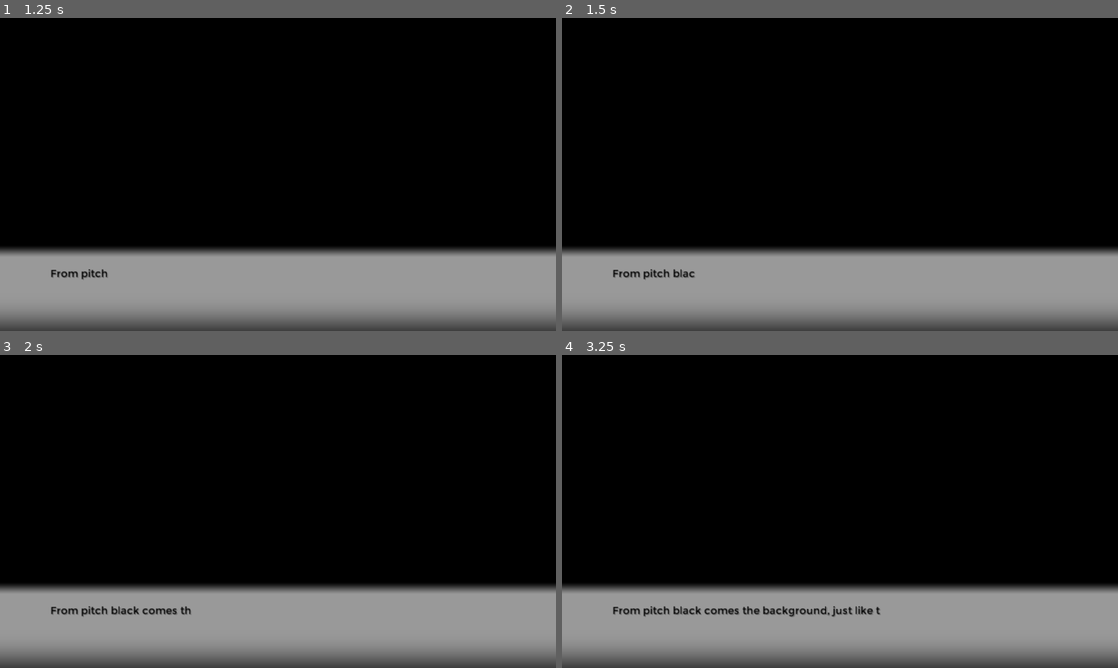
Above: before the commit, frames 1-4 (two rows, left to right).
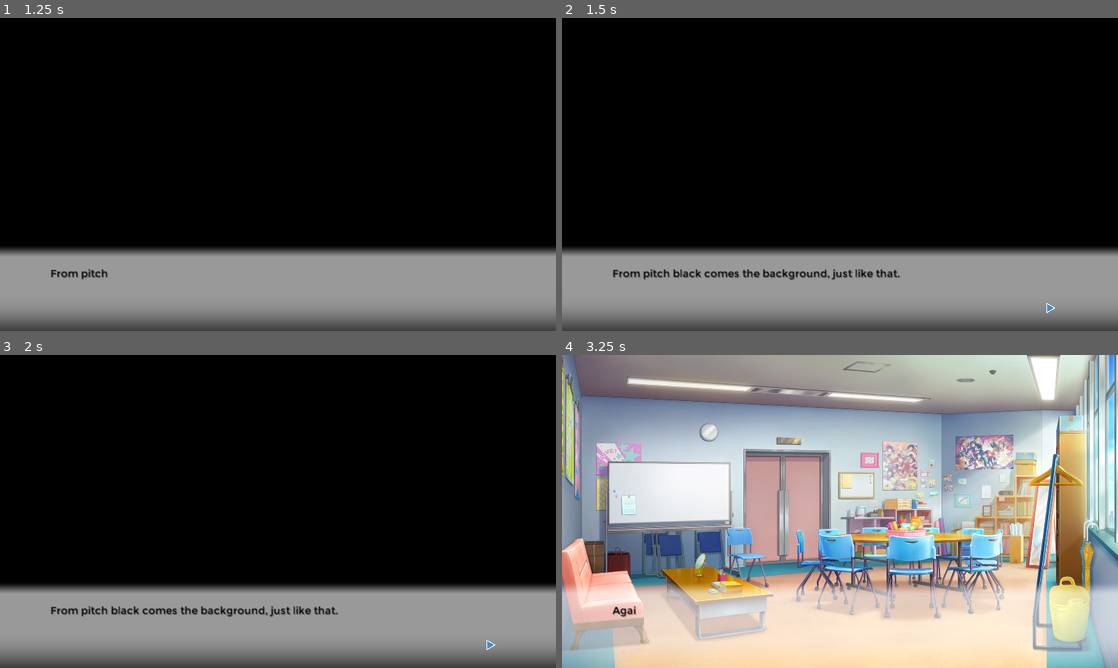
Above: after the commit, the same moments.

Repository: hermitpopcorn/godot-test
Game: Godot game, scene res://scenes/base.tscn
The game is run twice, just before and just after one commit, with the same random seed, the same clock (stepped at 60 frames per second) and the same inputs. Before the commit the project starts from res://main.tscn.
Inputs (mouse positions are in pixels of both pictures, inside the frame that each line leads up to):
- Up to frame 1 (1.25 s): move the mouse to (278, 287) at 0.52 s; click (278, 287) at 0.67 s
- Up to frame 2 (1.5 s): tap Enter at 1.25 s; move the mouse to (728, 190) at 1.27 s; click (728, 190) at 1.42 s
- Up to frame 3 (2 s): no input
- Up to frame 4 (3.25 s): tap Space at 2 s; move the mouse to (895, 442) at 2.02 s; click (895, 442) at 2.17 s; move the mouse to (812, 574) at 2.77 s; click (812, 574) at 2.92 s

Frame 1 is identical in both runs. In frame 2, 0.6% of the frame differs, in the area x 24-89%, y 80-95%; in frame 3, 0.4%; in frame 4, 100%, in the area x 0-100%, y 0-100%.

Commit message:
add next arrow and sfx to message box

Diff:
--- a/components/dialog.tscn
+++ b/components/dialog.tscn
@@ -1,21 +1,25 @@
-[gd_scene load_steps=8 format=2]
+[gd_scene load_steps=26 format=2]
 
 [ext_resource path="res://images/ui/textbox.png" type="Texture" id=1]
 [ext_resource path="res://fonts/montreal/Montreal-Regular.ttf" type="DynamicFontData" id=2]
 [ext_resource path="res://fonts/montreal/Montreal-Bold.ttf" type="DynamicFontData" id=3]
+[ext_resource path="res://images/ui/arrow.png" type="Texture" id=4]
+[ext_resource path="res://audio/sfx/shutter.wav" type="AudioStream" id=5]
 
 [sub_resource type="GDScript" id=1]
 script/source = "extends Control
 
 var message_display
-var message_speed = 0.05
+export var message_speed = 0.05
 
 var timer
 var typing_finsihed = true
-
 var tween
 var tweening_finished = true
 var visibility
+var state = 'disabled' # 'disabled', 'typing', 'waiting_input', 'standby'
+
+export var click_sound = true
 
 signal finished_typing
 signal finished_tweening
@@ -30,11 +34,14 @@
 	self.message_display.text = \"\"
 
 	self.visibility = true if (self.modulate.a == 1) else false
+	self.state = 'standby'
 
 func show_text(text, options = []):
+	self.state = 'typing'
 	self.message_display.text = text
 	self.message_display.visible_characters = 0
 	self.typing_finsihed = false
+	$ClickableArea/NextCaret.visible = false
 	timer.start(self.message_speed)
 
 func _type_text_character():
@@ -48,7 +55,10 @@
 	self._end_typing()
 
 func _end_typing():
+	self.timer.stop()
 	self.typing_finsihed = true
+	self.state = 'waiting_input'
+	$ClickableArea/NextCaret.visible = true
 	emit_signal('finished_typing')
 
 func hide(animate: bool = true):
@@ -58,6 +68,7 @@
 	self.toggle_visibility(true, animate)
 
 func toggle_visibility(show: bool, animate: bool = true):
+	$ClickableArea/NextCaret.visible = false
 	if (animate):
 		self.tween.interpolate_property(self, \"modulate:a\", (0 if show else 1), (1 if show else 0), 1, Tween.TRANS_LINEAR, Tween.EASE_IN)
 		self.tweening_finished = false
@@ -73,23 +84,37 @@
 	self.tween.playback_speed = 1.0
 	self.tween.remove_all()
 	self.tweening_finished = true
+	if self.modulate.a == 1: self.state = 'standby'; else: self.state = 'disabled'
 	emit_signal('finished_tweening')
 
 func _advance():
 	if self.typing_finsihed && self.tweening_finished:
+		$ClickableArea/NextCaret.visible = false
+		self._play_click_sfx()
 		emit_signal('next')
+		self.state = 'standby'
 	else:
 		if !self.typing_finsihed:
 			self._skip_typing()
 		if !self.tweening_finished:
 			self._skip_tween()
 
+func _play_click_sfx():
+	if (!self.click_sound): return
+	if (self.state != 'waiting_input'): return
+	$ClickSound.play()
+
 func _on_click(viewport, event, shape_idx):
 	if (event is InputEventMouseButton):
 		if (event.button_index == BUTTON_LEFT and event.pressed):
 			emit_signal('clicked')
 			self._advance()
 
+func _input(event):
+	if event.is_action_pressed(\"ui_accept\"):
+		emit_signal('clicked')
+		self._advance()
+
 func _on_tween_all_completed():
 	self._end_tween() # same procedure anyway
 
@@ -116,7 +141,90 @@
 use_filter = true
 font_data = ExtResource( 2 )
 
-[sub_resource type="RectangleShape2D" id=4]
+[sub_resource type="AtlasTexture" id=4]
+flags = 4
+atlas = ExtResource( 4 )
+region = Rect2( 0, 0, 256, 256 )
+
+[sub_resource type="AtlasTexture" id=5]
+flags = 4
+atlas = ExtResource( 4 )
+region = Rect2( 0, 256, 256, 256 )
+
+[sub_resource type="AtlasTexture" id=6]
+flags = 4
+atlas = ExtResource( 4 )
+region = Rect2( 0, 512, 256, 256 )
+
+[sub_resource type="AtlasTexture" id=7]
+flags = 4
+atlas = ExtResource( 4 )
+region = Rect2( 0, 768, 256, 256 )
+
+[sub_resource type="AtlasTexture" id=8]
+flags = 4
+atlas = ExtResource( 4 )
+region = Rect2( 0, 1024, 256, 256 )
+
+[sub_resource type="AtlasTexture" id=9]
+flags = 4
+atlas = ExtResource( 4 )
+region = Rect2( 256, 0, 256, 256 )
+
+[sub_resource type="AtlasTexture" id=10]
+flags = 4
+atlas = ExtResource( 4 )
+region = Rect2( 256, 256, 256, 256 )
+
+[sub_resource type="AtlasTexture" id=11]
+flags = 4
+atlas = ExtResource( 4 )
+region = Rect2( 256, 512, 256, 256 )
+
+[sub_resource type="AtlasTexture" id=12]
+flags = 4
+atlas = ExtResource( 4 )
+region = Rect2( 256, 768, 256, 256 )
+
+[sub_resource type="AtlasTexture" id=13]
+flags = 4
+atlas = ExtResource( 4 )
+region = Rect2( 256, 1024, 256, 256 )
+
+[sub_resource type="AtlasTexture" id=14]
+flags = 4
+atlas = ExtResource( 4 )
+region = Rect2( 512, 0, 256, 256 )
+
+[sub_resource type="AtlasTexture" id=15]
+flags = 4
+atlas = ExtResource( 4 )
+region = Rect2( 512, 256, 256, 256 )
+
+[sub_resource type="AtlasTexture" id=16]
+flags = 4
+atlas = ExtResource( 4 )
+region = Rect2( 512, 512, 256, 256 )
+
+[sub_resource type="AtlasTexture" id=17]
+flags = 4
+atlas = ExtResource( 4 )
+region = Rect2( 512, 768, 256, 256 )
+
+[sub_resource type="AtlasTexture" id=18]
+flags = 4
+atlas = ExtResource( 4 )
+region = Rect2( 512, 1024, 256, 256 )
+
+[sub_resource type="SpriteFrames" id=19]
+animations = [ {
+"frames": [ SubResource( 4 ), SubResource( 5 ), SubResource( 6 ), SubResource( 7 ), SubResource( 8 ), SubResource( 9 ), SubResource( 10 ), SubResource( 11 ), SubResource( 12 ), SubResource( 13 ), SubResource( 14 ), SubResource( 15 ), SubResource( 16 ), SubResource( 17 ), SubResource( 18 ) ],
+"loop": true,
+"name": "default",
+"speed": 10.0
+} ]
+
+[sub_resource type="RectangleShape2D" id=20]
 extents = Vector2( 960, 147 )
 
 [node name="MessageBox" type="Control"]
@@ -155,9 +263,15 @@
 "_edit_use_anchors_": false
 }
 
+[node name="NextCaret" type="AnimatedSprite" parent="ClickableArea"]
+position = Vector2( 728.382, 68.6981 )
+scale = Vector2( 0.186289, 0.186289 )
+frames = SubResource( 19 )
+playing = true
+
 [node name="CollisionShape2D" type="CollisionShape2D" parent="ClickableArea"]
 visible = false
-shape = SubResource( 4 )
+shape = SubResource( 20 )
 one_way_collision = true
 __meta__ = {
 "_edit_lock_": true
@@ -166,6 +280,10 @@
 [node name="Tween" type="Tween" parent="."]
 
 [node name="Timer" type="Timer" parent="."]
+
+[node name="ClickSound" type="AudioStreamPlayer" parent="."]
+stream = ExtResource( 5 )
+bus = "UI SFX"
 [connection signal="input_event" from="ClickableArea" to="." method="_on_click"]
 [connection signal="tween_all_completed" from="Tween" to="." method="_on_tween_all_completed"]
 [connection signal="tween_completed" from="Tween" to="." method="_on_tween_completed"]
--- a/components/event_processor.tscn
+++ b/components/event_processor.tscn
@@ -7,7 +7,7 @@
 
 var message_box
 var sequence
-var current_index = 0
+var current_index = -1
 var running = false
 
 var sprites = {}
@@ -23,10 +23,20 @@
 func set_sequence(sequence: Array):
 	self.sequence = sequence
 
-func run():
+func start():
+	self.reset()
+	self.resume()
+
+func resume():
 	self.running = true
+	self._advance_sequence()
+
+func stop():
+	self.running = false
+
+func reset():
+	self.running = false
 	self.current_index = -1
-	self._advance_sequence()
 
 func _advance_sequence():
 	self.current_index += 1
--- /dev/null
+++ b/default_bus_layout.tres
@@ -0,0 +1,9 @@
+[gd_resource type="AudioBusLayout" format=2]
+
+[resource]
+bus/1/name = "UI SFX"
+bus/1/solo = false
+bus/1/mute = false
+bus/1/bypass_fx = false
+bus/1/volume_db = 0.0
+bus/1/send = "Master"
--- a/project.godot
+++ b/project.godot
@@ -8,15 +8,20 @@
 
 config_version=4
 
-_global_script_classes=[  ]
+_global_script_classes=[ {
+"base": "Node",
+"class": "BaseScene",
+"language": "GDScript",
+"path": "res://scripts/base_scene.gd"
+} ]
 _global_script_class_icons={
-
+"BaseScene": ""
 }
 
 [application]
 
 config/name="Test"
-run/main_scene="res://main.tscn"
+run/main_scene="res://scenes/base.tscn"
 config/icon="res://icon.png"
 
 [display]
--- a/main.tscn
+++ b/scenes/Scene1.tscn
@@ -1,11 +1,9 @@
 [gd_scene load_steps=3 format=2]
 
-[ext_resource path="res://components/event_processor.tscn" type="PackedScene" id=1]
+[ext_resource path="res://scenes/base.tscn" type="PackedScene" id=1]
 
 [sub_resource type="GDScript" id=1]
-script/source = "extends Control
-
-var event_processor
+script/source = "extends \"res://scripts/base_scene.gd\"
 
 func _ready():
 	# Center window on screen
@@ -17,7 +15,7 @@
 	self.event_processor = $EventProcessor
 	self.event_processor.set_sequence([
 		{ 'command': 'showMessageBox' },
-		\"From pitch black comes the background, just like that.\",
+		\"From pitch black domes the background, just like that.\",
 		{ 'command': 'sprite', 'options': {
 			'action': 'show',
 			'key': 'bg',
@@ -41,18 +39,8 @@
 		\"So long, suckers.\",
 		{ 'command': 'hideMessageBox' },
 	])
-	self.event_processor.run()
-
-func _on_sequence_finished():
-	self.event_processor.run()
+	self.event_processor.start()
 "
 
-[node name="Scene" type="Control"]
-mouse_filter = 2
+[node name="Scene1" instance=ExtResource( 1 )]
 script = SubResource( 1 )
-__meta__ = {
-"_edit_use_anchors_": false
-}
-
-[node name="EventProcessor" parent="." instance=ExtResource( 1 )]
-[connection signal="sequence_finished" from="EventProcessor" to="." method="_on_sequence_finished"]
--- /dev/null
+++ b/scenes/base.tscn
@@ -0,0 +1,92 @@
+[gd_scene load_steps=5 format=2]
+
+[ext_resource path="res://components/event_processor.tscn" type="PackedScene" id=1]
+[ext_resource path="res://images/ui/paused.png" type="Texture" id=2]
+
+[sub_resource type="GDScript" id=1]
+script/source = "extends \"res://scripts/base_scene.gd\"
+
+var event_processor
+
+func _ready():
+	# Center window on screen
+	.center_window()
+
+	# Set sequence
+	self.event_processor = $EventProcessor
+	self.event_processor.set_sequence([
+		{ 'command': 'showMessageBox' },
+		\"From pitch black comes the background, just like that.\",
+		{ 'command': 'sprite', 'options': {
+			'action': 'show',
+			'key': 'bg',
+			'src': 'res://images/bg/nsicroom_day.png',
+			'position': 'background',
+		} },
+		\"Again!\",
+		\"Show it again!\",
+		{ 'command': 'sprite', 'options': {
+			'action': 'show',
+			'key': 'bg',
+			'src': 'res://images/bg/nsicroom_day.png',
+			'position': 'background',
+			'wait': false,
+		} },
+		\"And it can go poof just like that.\",
+		{ 'command': 'sprite', 'options': {
+			'action': 'hide',
+			'key': 'bg',
+		} },
+		\"So long, suckers.\",
+		{ 'command': 'hideMessageBox' },
+	])
+	self.event_processor.start()
+
+func _on_sequence_finished():
+	self.event_processor.start()
+"
+
+[sub_resource type="GDScript" id=2]
+script/source = "extends TextureRect
+
+func _input(event):
+	if (self.visible):
+		if event.is_action_pressed(\"ui_cancel\"):
+			$PauseTweener.remove_all()
+			$PauseTweener.interpolate_property(self, 'modulate:a', 1, 0, 0.1, Tween.TRANS_LINEAR, Tween.EASE_OUT_IN)
+			$PauseTweener.start()
+
+func _on_tween_all_completed():
+	self.visible = false
+
+func _on_visibility_changed():
+	if (self.visible):
+		# Make sure we're really visible
+		self.modulate.a = 1
+	else:
+		get_tree().paused = false
+"
+
+[node name="BaseScene" type="Node"]
+script = SubResource( 1 )
+
+[node name="EventProcessor" parent="." instance=ExtResource( 1 )]
+
+[node name="PausedIndicator" type="TextureRect" parent="."]
+pause_mode = 2
+visible = false
+margin_right = 1920.0
+margin_bottom = 1080.0
+mouse_filter = 0
+texture = ExtResource( 2 )
+expand = true
+stretch_mode = 7
+script = SubResource( 2 )
+__meta__ = {
+"_edit_use_anchors_": false
+}
+
+[node name="PauseTweener" type="Tween" parent="PausedIndicator"]
+[connection signal="sequence_finished" from="EventProcessor" to="." method="_on_sequence_finished"]
+[connection signal="visibility_changed" from="PausedIndicator" to="PausedIndicator" method="_on_visibility_changed"]
+[connection signal="tween_all_completed" from="PausedIndicator/PauseTweener" to="PausedIndicator" method="_on_tween_all_completed"]
--- /dev/null
+++ b/scripts/base_scene.gd
@@ -0,0 +1,14 @@
+extends Node
+
+class_name BaseScene
+
+func _input(event):
+	if (!$PausedIndicator.visible):
+		if event.is_action_pressed("ui_cancel"):
+			get_tree().paused = true
+			$PausedIndicator.visible = true
+
+func center_window():
+	var screen_size = OS.get_screen_size()
+	var window_size = OS.get_window_size()
+	OS.set_window_position(screen_size*0.5 - window_size*0.5)
Not shown, added: audio/sfx/shutter.wav.import
Binary file added: images/ui/arrow.png
Not shown, added: images/ui/arrow.png.import
Binary file added: images/ui/paused.png
Not shown, added: images/ui/paused.png.import
Not shown, added: audio/sfx/shutter.wav
Not shown, added: rawresources/arrow.psd
Not shown, added: rawresources/pause.psd
